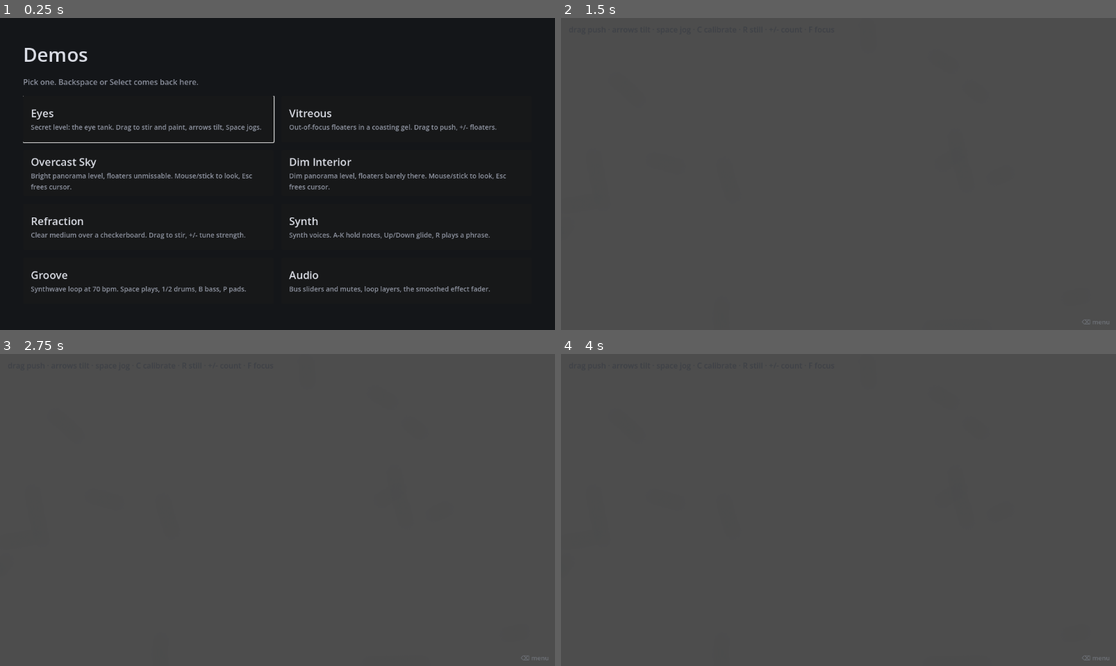
Above: before the commit, frames 1-4 (two rows, left to right).
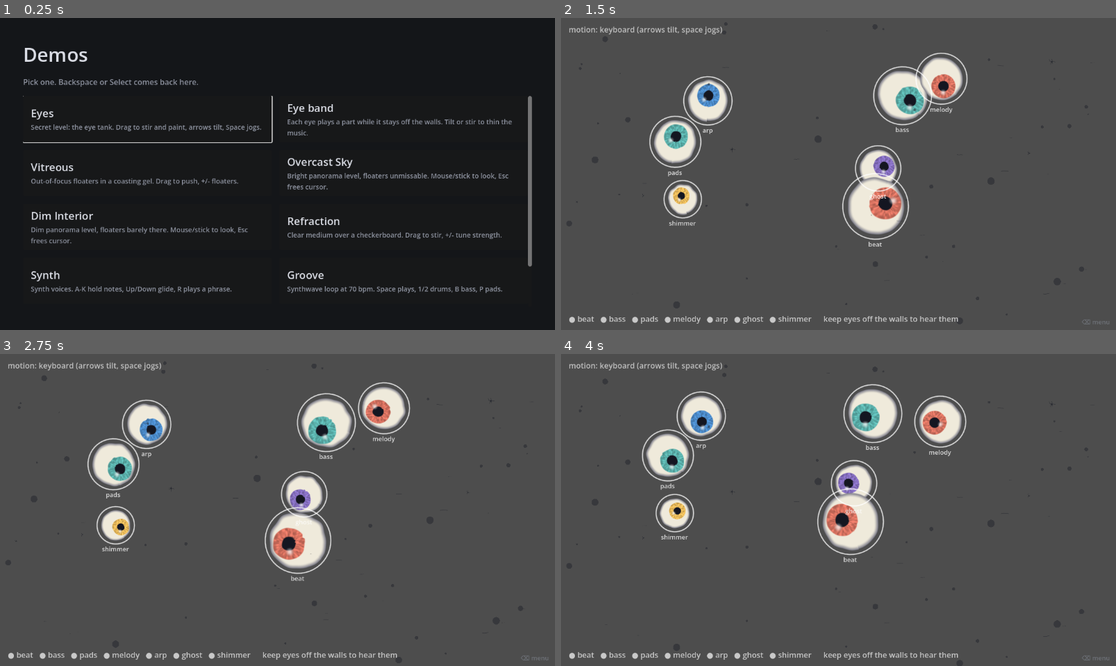
Above: after the commit, the same moments.

Repository: Luan-vP/godot-project-1
Game: Godot game, scene res://features/ui/demo_menu/demo_menu.tscn
Two runs of this game, one before a commit and one after it. Both use one fixed random seed, a clock stepped at 60 frames per second and the inputs below.
Inputs (mouse positions are in pixels of both pictures, inside the frame that each line leads up to):
- Up to frame 1 (0.25 s): no input
- Up to frame 2 (1.5 s): click (966, 117) at 0.52 s; tap Enter (ui_accept) at 1.25 s; move the mouse to (960, 158) at 1.27 s; hold Right (ui_right) from 1.28 s (still down); hold Shift from 1.28 s (still down); click (960, 158) at 1.42 s
- Up to frame 3 (2.75 s): tap Enter (ui_accept) at 1.52 s; release Right (ui_right) at 2 s; release Shift at 2 s; drag from (166, 525) to (249, 572) at 2.02 s
- Up to frame 4 (4 s): move the mouse to (894, 441) at 2.77 s; hold Right (ui_right) 2.78-3.5 s; tap Ctrl at 2.85 s; drag from (810, 572) to (672, 463) at 3.52 s

The runs differ from the first frame. In frame 1, 5.4% of the frame differs, in the area x 5-96%, y 24-89%; in frame 2, 7.8%; in frame 3, 8.0%, in the area x 1-95%, y 2-98%; in frame 4, 7.9%.

Commit message:
Add an eye band: each eye plays a part while it stays off the walls (#66)
* Add an eye band: each eye plays a part while it stays off the walls

A version of the eye tank where every eye owns one part of a 70 bpm loop in
A minor, biggest eye the beat down to the smallest the shimmer, and a part
plays only while its eye floats clear of the tank walls. Drum parts are loop
layers, melodic parts live synths latched on the downbeat, so every change
lands on a bar line. Contact has hysteresis (take hold within 10 px, let go
past 40) so an eye at the edge does not stutter.

Left alone, eyes in this tank drift onto the walls within ten seconds and
stick, which would silence the band, so the demo adds a soft pull towards
the middle; a held tilt still pins most of them. Levels sit about 3 dB under
the groove demo's, since seven parts at once clipped.

Run with scripts/run.sh band or from the demo menu.

Claude-Session: https://claude.ai/code/session_01FxqJtr7HgJpGyaYgGkCwGy

* Loosen the eye band's centre pull to 0.1

Picked by ear: eyes drift onto the walls more on their own, so keeping the
band playing takes some work.

Claude-Session: https://claude.ai/code/session_01FxqJtr7HgJpGyaYgGkCwGy

Diff:
--- /dev/null
+++ b/features/levels/secret_eyes/eye_band.gd
@@ -0,0 +1,329 @@
+class_name EyeBand
+extends Node
+## Every eye in the tank plays one part of the arrangement, but only while it
+## keeps clear of the tank walls. Drift one against a wall and its part drops
+## out at the next bar; let it float free again and the part comes back.
+##
+## Parts go to eyes by size, biggest first: the heaviest eye carries the beat,
+## the next the bass, down to the smallest carrying the lightest shimmer. So
+## what is audible can be read off what is on screen.
+##
+## Drum parts are [StepPattern]s rendered into [AudioManager] loop layers, which
+## already land changes on the next bar. Melodic parts are live [Synth] notes on
+## a [StepClock]; whether each is on is latched once per bar, on the downbeat,
+## so both kinds change at the same moment.
+##
+## An eye near a wall uses two distances, not one, so one hovering at the
+## threshold does not flicker its part on and off: it counts as touching once
+## it comes within [member touch_px], and only lets go past [member release_px].
+
+## Emitted when an eye starts or stops touching a wall.
+signal contact_changed(part: String, touching: bool)
+
+const TEMPO_BPM := 70.0
+const BEATS_PER_BAR := 4
+
+## Heaviest first; eyes are matched to these by size.
+const PARTS: Array[String] = ["beat", "bass", "pads", "melody", "arp", "ghost", "shimmer"]
+const LOOP_PARTS: Array[String] = ["beat", "ghost", "shimmer"]
+
+## i - VI - III - VII in A minor, a bar each.
+const CHORDS := [[57, 60, 64], [53, 57, 60], [48, 52, 55], [55, 59, 62]]
+const BASS_ROOTS := [33, 29, 36, 31]
+
+## Per sixteenth: R root, O octave up, . rest.
+const BASS_LINE := "R.RO.RR.OR.RO.RO"
+
+## Eighth notes climbing the chord and its octave, and back down.
+const ARP_ORDER := [0, 1, 2, 3, 2, 1, 0, 1]
+
+## Per bar of the progression: [step, MIDI note, length in steps]. Kept below
+## A4 so nothing is shrill.
+const MELODY := [
+	[[0, 64, 6], [6, 62, 2], [8, 60, 8]],
+	[[0, 65, 8], [8, 64, 4], [12, 60, 4]],
+	[[0, 64, 10], [10, 67, 6]],
+	[[0, 62, 8], [8, 59, 8]],
+]
+
+const BEAT := {
+	"kick": "9.......9..5....",
+	"snare": "....9.......9...",
+	"hat": "5.3.5.3.5.3.5.3.",
+	"open_hat": "..............4.",
+}
+## Ghost snares and a pushed kick: bounce under the beat.
+const GHOST := {
+	"snare": "..2......2....2.",
+	"kick": "..........4.....",
+}
+const SHIMMER := {
+	"hat": ".3.3.3.3.3.3.3.3",
+	"clap": "....5.......5..3",
+}
+
+## Within this many pixels of a wall (from the eye's rim), an eye is touching.
+@export var touch_px: float = 10.0
+
+## A touching eye lets go only once it is this far from every wall.
+@export var release_px: float = 40.0
+
+var _eyes: Array[FloatyEye] = []
+## Part index for each eye in [member _eyes]; -1 for an eye with no part.
+var _eye_parts: Array[int] = []
+var _touching: Array[bool] = []
+## Whether each part is sounding right now, per [constant PARTS].
+var _playing: Dictionary = {}
+var _synths := {}
+var _clock: StepClock
+var _effect_indices: Array[int] = []
+var _started := false
+
+
+func _ready() -> void:
+	for part in PARTS:
+		_playing[part] = false
+	if _eyes.is_empty() and get_parent() != null:
+		var found: Array[FloatyEye] = []
+		for child in get_parent().get_children():
+			if child is FloatyEye:
+				found.append(child)
+		bind_eyes(found)
+
+
+func _exit_tree() -> void:
+	if not _started:
+		return
+	AudioManager.stop_loops()
+	for synth in _synths.values():
+		synth.release_all()
+	for i in range(_effect_indices.size() - 1, -1, -1):
+		AudioManager.remove_bus_effect(AudioManager.MUSIC_BUS, _effect_indices[i])
+
+
+## Build the instruments and start the music. Separate from [method _ready] so
+## a test can exercise the contact logic without making a sound.
+func start() -> void:
+	if _started:
+		return
+	_started = true
+	_build_synths()
+	_add_space()
+	AudioManager.set_tempo(TEMPO_BPM, BEATS_PER_BAR)
+	var rate := int(AudioServer.get_mix_rate())
+	var layers: Array[LoopLayer] = [
+		_loop_layer("beat", BEAT, rate, -6.0),
+		_loop_layer("ghost", GHOST, rate, -8.0),
+		_loop_layer("shimmer", SHIMMER, rate, -9.0),
+	]
+	AudioManager.configure_loop_layers(layers)
+	# Before playback, loop layers switch at once; live parts follow suit so
+	# the first bar is already the full arrangement.
+	for part in PARTS:
+		_playing[part] = wants_part(part)
+		if part in LOOP_PARTS:
+			AudioManager.set_layer_active(part, _playing[part])
+	AudioManager.play_loops()
+	_clock = StepClock.new()
+	_clock.step.connect(_on_step)
+	add_child(_clock)
+
+
+## Hand the band its eyes, and give each one a part by size.
+func bind_eyes(eyes: Array[FloatyEye]) -> void:
+	_eyes = eyes
+	var radii: Array[float] = []
+	for eye in eyes:
+		radii.append(eye.radius)
+	_eye_parts = parts_by_size(radii, PARTS.size())
+	_touching.resize(eyes.size())
+	_touching.fill(false)
+
+
+## The part an eye plays, or an empty string for one with none.
+func part_for(eye: FloatyEye) -> String:
+	var i := _eyes.find(eye)
+	if i < 0 or _eye_parts[i] < 0:
+		return ""
+	return PARTS[_eye_parts[i]]
+
+
+## Whether the eye playing [param part] is clear of the walls, which is what
+## decides if the part should sound from the next bar on. A part with no eye
+## never plays.
+func wants_part(part: String) -> bool:
+	var index := PARTS.find(part)
+	for i in _eyes.size():
+		if _eye_parts[i] == index:
+			return not _touching[i]
+	return false
+
+
+## Whether [param part] is sounding now, as opposed to wanted next bar.
+func is_playing(part: String) -> bool:
+	return _playing.get(part, false)
+
+
+func is_touching(eye: FloatyEye) -> bool:
+	var i := _eyes.find(eye)
+	return i >= 0 and _touching[i]
+
+
+func _process(_delta: float) -> void:
+	var simulation := get_tree().get_first_node_in_group(FluidSimulation.GROUP_NAME)
+	if simulation != null:
+		update_contacts((simulation as FluidSimulation).get_world_rect())
+
+
+## Re-measure every eye against [param tank]. Loop parts are asked to follow at
+## once, since [AudioManager] already holds the change for the bar line.
+func update_contacts(tank: Rect2) -> void:
+	for i in _eyes.size():
+		var eye := _eyes[i]
+		if not is_instance_valid(eye) or _eye_parts[i] < 0:
+			continue
+		var clearance := wall_clearance(eye.global_position, eye.radius, tank)
+		var touching := next_touching(clearance, _touching[i], touch_px, release_px)
+		if touching == _touching[i]:
+			continue
+		_touching[i] = touching
+		var part: String = PARTS[_eye_parts[i]]
+		if _started and part in LOOP_PARTS:
+			AudioManager.set_layer_active(part, not touching)
+		contact_changed.emit(part, touching)
+
+
+## Pixels between [param position]'s circle of [param radius] and the nearest
+## wall of [param tank]. Negative once the rim pokes past it.
+static func wall_clearance(position: Vector2, radius: float, tank: Rect2) -> float:
+	var to_wall := minf(
+		minf(position.x - tank.position.x, tank.end.x - position.x),
+		minf(position.y - tank.position.y, tank.end.y - position.y)
+	)
+	return to_wall - radius
+
+
+## Touching from here on, given the last answer: the threshold to let go sits
+## further out than the one to take hold.
+static func next_touching(
+	clearance: float, was_touching: bool, touch: float, release: float
+) -> bool:
+	return clearance < (release if was_touching else touch)
+
+
+## For each radius, the index into a list of [param part_count] parts, handed
+## out biggest first; -1 for radii past the last part. Ties keep their order.
+static func parts_by_size(radii: Array[float], part_count: int) -> Array[int]:
+	var order: Array[int] = []
+	for i in radii.size():
+		order.append(i)
+	order.sort_custom(
+		func(a: int, b: int): return radii[a] > radii[b] or (radii[a] == radii[b] and a < b)
+	)
+	var parts: Array[int] = []
+	parts.resize(radii.size())
+	parts.fill(-1)
+	for rank in mini(order.size(), part_count):
+		parts[order[rank]] = rank
+	return parts
+
+
+static func midi_to_hz(note: int) -> float:
+	return 440.0 * pow(2.0, (note - 69) / 12.0)
+
+
+func _on_step(_index: int, bar: int, step_in_bar: int) -> void:
+	if step_in_bar == 0:
+		_latch_live_parts()
+	var chord: int = bar % CHORDS.size()
+	var seconds_per_step := 60.0 / TEMPO_BPM / 4.0
+	if is_playing("pads") and step_in_bar == 0:
+		for note in CHORDS[chord]:
+			_play("pads", note, 0.8, seconds_per_step * 15.0)
+	if is_playing("bass"):
+		var symbol := BASS_LINE[step_in_bar % BASS_LINE.length()]
+		if symbol != ".":
+			var note: int = BASS_ROOTS[chord] + (12 if symbol == "O" else 0)
+			_play("bass", note, 0.9 if step_in_bar % 4 == 0 else 0.7, 0.09)
+	if is_playing("arp") and step_in_bar % 2 == 0:
+		var tones: Array = CHORDS[chord] + [CHORDS[chord][0] + 12]
+		var tone: int = tones[ARP_ORDER[step_in_bar / 2]]
+		_play("arp", tone, 0.75 if step_in_bar % 8 == 0 else 0.55, seconds_per_step * 1.5)
+	if is_playing("melody"):
+		for phrase_note in MELODY[chord]:
+			if phrase_note[0] == step_in_bar:
+				_play("melody", phrase_note[1], 0.8, seconds_per_step * phrase_note[2] * 0.95)
+
+
+## On the downbeat, every live part catches up with whether its eye is free.
+func _latch_live_parts() -> void:
+	for part in PARTS:
+		if part in LOOP_PARTS:
+			_playing[part] = AudioManager.is_layer_active(part)
+			continue
+		var wanted := wants_part(part)
+		if _playing[part] and not wanted:
+			_synths[part].release_all()
+		_playing[part] = wanted
+
+
+func _play(part: String, note: int, velocity: float, hold_seconds: float) -> void:
+	var voice: SynthVoice = _synths[part].note_on(midi_to_hz(note), velocity)
+	if voice == null:
+		return
+	get_tree().create_timer(hold_seconds).timeout.connect(
+		_release_if_unchanged.bind(voice, voice.started_usec)
+	)
+
+
+func _release_if_unchanged(voice: SynthVoice, started_usec: int) -> void:
+	if is_instance_valid(voice) and voice.started_usec == started_usec:
+		voice.note_off()
+
+
+func _build_synths() -> void:
+	# Seven parts at once: every level sits about 3 dB under the groove demo's
+	# so the full arrangement does not clip.
+	_synths["bass"] = _synth(SynthWavetable.Waveform.SAW, 0.005, 0.08, 0.16, 4)
+	_synths["pads"] = _synth(SynthWavetable.Waveform.SQUARE, 0.6, 1.4, 0.045, 8)
+	_synths["arp"] = _synth(SynthWavetable.Waveform.SINE, 0.005, 0.3, 0.07, 4)
+	_synths["melody"] = _synth(SynthWavetable.Waveform.SQUARE, 0.08, 0.5, 0.05, 2)
+	(_synths["melody"] as Synth).patch.glide_seconds = 0.06
+	for synth in _synths.values():
+		add_child(synth)
+
+
+static func _synth(
+	waveform: SynthWavetable.Waveform, attack: float, release: float, level: float, voices: int
+) -> Synth:
+	var patch := SynthPatch.new()
+	patch.waveform = waveform
+	patch.attack_seconds = attack
+	patch.release_seconds = release
+	patch.level = level
+	patch.glide_seconds = 0.0
+	var synth := Synth.new()
+	synth.patch = patch
+	synth.polyphony = voices
+	return synth
+
+
+static func _loop_layer(layer_name: String, lines: Dictionary, rate: int, db: float) -> LoopLayer:
+	var layer := LoopLayer.new()
+	layer.layer_name = layer_name
+	layer.stream = StepPattern.parse(lines).render(TEMPO_BPM, BEATS_PER_BAR, rate)
+	layer.volume_db = db
+	return layer
+
+
+## Chorus and a long, soft reverb on the Music bus, as in the groove demo.
+func _add_space() -> void:
+	var chorus := AudioEffectChorus.new()
+	chorus.wet = 0.35
+	var reverb := AudioEffectReverb.new()
+	reverb.room_size = 0.85
+	reverb.damping = 0.4
+	reverb.wet = 0.28
+	reverb.dry = 0.9
+	_effect_indices.append(AudioManager.add_bus_effect(AudioManager.MUSIC_BUS, chorus))
+	_effect_indices.append(AudioManager.add_bus_effect(AudioManager.MUSIC_BUS, reverb))
--- /dev/null
+++ b/features/levels/secret_eyes/eye_band_demo.gd
@@ -0,0 +1,91 @@
+extends "res://features/levels/secret_eyes/fluid_demo.gd"
+## The eye tank, with a band in it: each eye plays one part of the music while
+## it floats clear of the walls. Tilt (arrows) or stir to push eyes against a
+## wall and strip the arrangement back; let them drift free to fill it out.
+##
+## Everything else — the tank, the eyes, the controls — is the secret level as
+## it is. See [EyeBand] for how eyes become parts.
+
+## Left alone, the eyes in this tank random-walk into the walls within ten
+## seconds and stay there, which would leave the band silent almost at once.
+## A soft spring towards the middle, in 1/second^2, keeps them afloat by
+## default, weak enough that holding a tilt still pins them to a wall. At 0.8
+## even a full tilt pinned nothing; at 0.4 a free tank played nearly the whole
+## arrangement. 0.1, chosen by ear, leaves the eyes looser: more drifting onto
+## walls on their own, and more work to keep the band playing.
+const CENTRE_PULL := 0.1
+
+const RING_GAP := 7.0
+const PLAYING_COLOR := Color(1.0, 1.0, 1.0, 0.8)
+const SILENT_COLOR := Color(1.0, 1.0, 1.0, 0.14)
+const TOUCHING_COLOR := Color(0.95, 0.45, 0.38, 0.85)
+
+var _band: EyeBand
+var _overlay: Node2D
+var _parts_label: Label
+
+
+func _ready() -> void:
+	super()
+	_band = EyeBand.new()
+	_band.name = "EyeBand"
+	add_child(_band)
+	_band.start()
+
+	_overlay = Node2D.new()
+	_overlay.name = "PartRings"
+	_overlay.z_index = 50
+	_overlay.draw.connect(_draw_rings)
+	add_child(_overlay)
+
+	var layer := CanvasLayer.new()
+	_parts_label = Label.new()
+	_parts_label.add_theme_color_override("font_color", Color(1.0, 1.0, 1.0, 0.7))
+	_parts_label.set_anchors_preset(Control.PRESET_BOTTOM_LEFT)
+	_parts_label.grow_vertical = Control.GROW_DIRECTION_BEGIN
+	_parts_label.offset_left = 16.0
+	_parts_label.offset_bottom = -12.0
+	layer.add_child(_parts_label)
+	add_child(layer)
+
+
+func _physics_process(delta: float) -> void:
+	var centre := _simulation.get_world_rect().get_center()
+	for child in get_children():
+		var eye := child as FloatyEye
+		if eye != null:
+			eye.velocity += (centre - eye.global_position) * CENTRE_PULL * delta
+
+
+func _process(delta: float) -> void:
+	super(delta)
+	_overlay.queue_redraw()
+	var parts: PackedStringArray = []
+	for part in EyeBand.PARTS:
+		var mark := "●" if _band.is_playing(part) else "○"
+		if _band.is_playing(part) != _band.wants_part(part):
+			mark = "◐"
+		parts.append("%s %s" % [mark, part])
+	_parts_label.text = "   ".join(parts) + "      keep eyes off the walls to hear them"
+
+
+## A ring round each eye: bright while its part plays, red while it is pressed
+## against a wall, faint while it waits silent. Its part is written beneath.
+func _draw_rings() -> void:
+	var font := ThemeDB.fallback_font
+	for child in get_children():
+		var eye := child as FloatyEye
+		if eye == null:
+			continue
+		var part := _band.part_for(eye)
+		if part.is_empty():
+			continue
+		var color := PLAYING_COLOR if _band.is_playing(part) else SILENT_COLOR
+		if _band.is_touching(eye):
+			color = TOUCHING_COLOR
+		var ring_radius := eye.radius + RING_GAP
+		_overlay.draw_arc(eye.global_position, ring_radius, 0.0, TAU, 48, color, 2.0, true)
+		var text_at := eye.global_position + Vector2(-ring_radius, ring_radius + 16.0)
+		_overlay.draw_string(
+			font, text_at, part, HORIZONTAL_ALIGNMENT_CENTER, ring_radius * 2.0, 13, color
+		)
--- /dev/null
+++ b/features/levels/secret_eyes/eye_band_demo.tscn
@@ -0,0 +1,6 @@
+[gd_scene load_steps=2 format=3]
+
+[ext_resource type="Script" path="res://features/levels/secret_eyes/eye_band_demo.gd" id="1_demo"]
+
+[node name="EyeBandDemo" type="Node2D"]
+script = ExtResource("1_demo")
--- a/features/ui/demo_menu/demo_menu.gd
+++ b/features/ui/demo_menu/demo_menu.gd
@@ -27,6 +27,12 @@
 		"name": "Eyes",
 		"path": "res://features/levels/secret_eyes/fluid_demo.tscn",
 		"blurb": "Secret level: the eye tank. Drag to stir and paint, arrows tilt, Space jogs.",
+	},
+	{
+		"name": "Eye band",
+		"path": "res://features/levels/secret_eyes/eye_band_demo.tscn",
+		"blurb":
+		"Each eye plays a part while it stays off the walls. Tilt or stir to thin the music.",
 	},
 	{
 		"name": "Vitreous",
--- /dev/null
+++ b/tests/test_eye_band.gd
@@ -0,0 +1,78 @@
+extends GutTest
+## Covers [EyeBand]'s contact rules — which eye plays which part, when an eye
+## counts as touching a wall, and that a wall silences only its own part —
+## without starting any music.
+
+const TANK := Rect2(Vector2.ZERO, Vector2(1000.0, 600.0))
+
+var _band: EyeBand
+
+
+func before_each() -> void:
+	_band = EyeBand.new()
+	add_child_autofree(_band)
+
+
+func test_clearance_is_measured_from_the_rim_to_the_nearest_wall() -> void:
+	assert_almost_eq(EyeBand.wall_clearance(Vector2(500, 300), 40.0, TANK), 260.0, 0.001, "Middle")
+	assert_almost_eq(EyeBand.wall_clearance(Vector2(60, 300), 40.0, TANK), 20.0, 0.001, "Near left")
+	assert_almost_eq(
+		EyeBand.wall_clearance(Vector2(500, 590), 40.0, TANK), -30.0, 0.001, "Past bottom"
+	)
+
+
+func test_touching_takes_hold_close_and_lets_go_further_out() -> void:
+	assert_false(EyeBand.next_touching(25.0, false, 10.0, 40.0), "Not yet close enough")
+	assert_true(EyeBand.next_touching(5.0, false, 10.0, 40.0), "Takes hold inside 10 px")
+	assert_true(EyeBand.next_touching(25.0, true, 10.0, 40.0), "Holds on out to 40 px")
+	assert_false(EyeBand.next_touching(45.0, true, 10.0, 40.0), "Lets go past 40 px")
+
+
+func test_parts_go_to_eyes_biggest_first() -> void:
+	var radii: Array[float] = [30.0, 60.0, 45.0]
+	assert_eq(EyeBand.parts_by_size(radii, 7), [2, 0, 1] as Array[int], "Biggest gets part 0")
+
+
+func test_eyes_past_the_last_part_get_none() -> void:
+	var radii: Array[float] = [10.0, 50.0, 40.0]
+	assert_eq(EyeBand.parts_by_size(radii, 2), [-1, 0, 1] as Array[int], "Smallest left out")
+
+
+func test_every_part_is_played_by_some_eye_in_the_eye_tank() -> void:
+	assert_eq(EyeBand.PARTS.size(), 7, "One part per eye in the tank")
+	for part in EyeBand.LOOP_PARTS:
+		assert_has(EyeBand.PARTS, part, "Loop part %s is a part" % part)
+
+
+func test_a_wall_silences_only_the_eye_touching_it() -> void:
+	var big := _eye(60.0, Vector2(500, 300))
+	var small := _eye(30.0, Vector2(300, 300))
+	var eyes: Array[FloatyEye] = [big, small]
+	_band.bind_eyes(eyes)
+	_band.update_contacts(TANK)
+	assert_eq(_band.part_for(big), "beat", "Biggest eye has the beat")
+	assert_eq(_band.part_for(small), "bass", "Next has the bass")
+	assert_true(_band.wants_part("beat") and _band.wants_part("bass"), "Both free, both wanted")
+
+	watch_signals(_band)
+	small.global_position = Vector2(35, 300)
+	_band.update_contacts(TANK)
+	assert_true(_band.is_touching(small), "Small eye is on the left wall")
+	assert_false(_band.wants_part("bass"), "Its part drops out")
+	assert_true(_band.wants_part("beat"), "The other part carries on")
+	assert_signal_emitted_with_parameters(_band, "contact_changed", ["bass", true])
+
+
+func test_a_part_with_no_eye_is_never_wanted() -> void:
+	var eyes: Array[FloatyEye] = [_eye(40.0, Vector2(500, 300))]
+	_band.bind_eyes(eyes)
+	_band.update_contacts(TANK)
+	assert_false(_band.wants_part("shimmer"), "Nobody plays the shimmer")
+
+
+func _eye(radius: float, at: Vector2) -> FloatyEye:
+	var eye := FloatyEye.new()
+	eye.radius = radius
+	add_child_autofree(eye)
+	eye.global_position = at
+	return eye
Not shown, changed: scripts/run.sh
